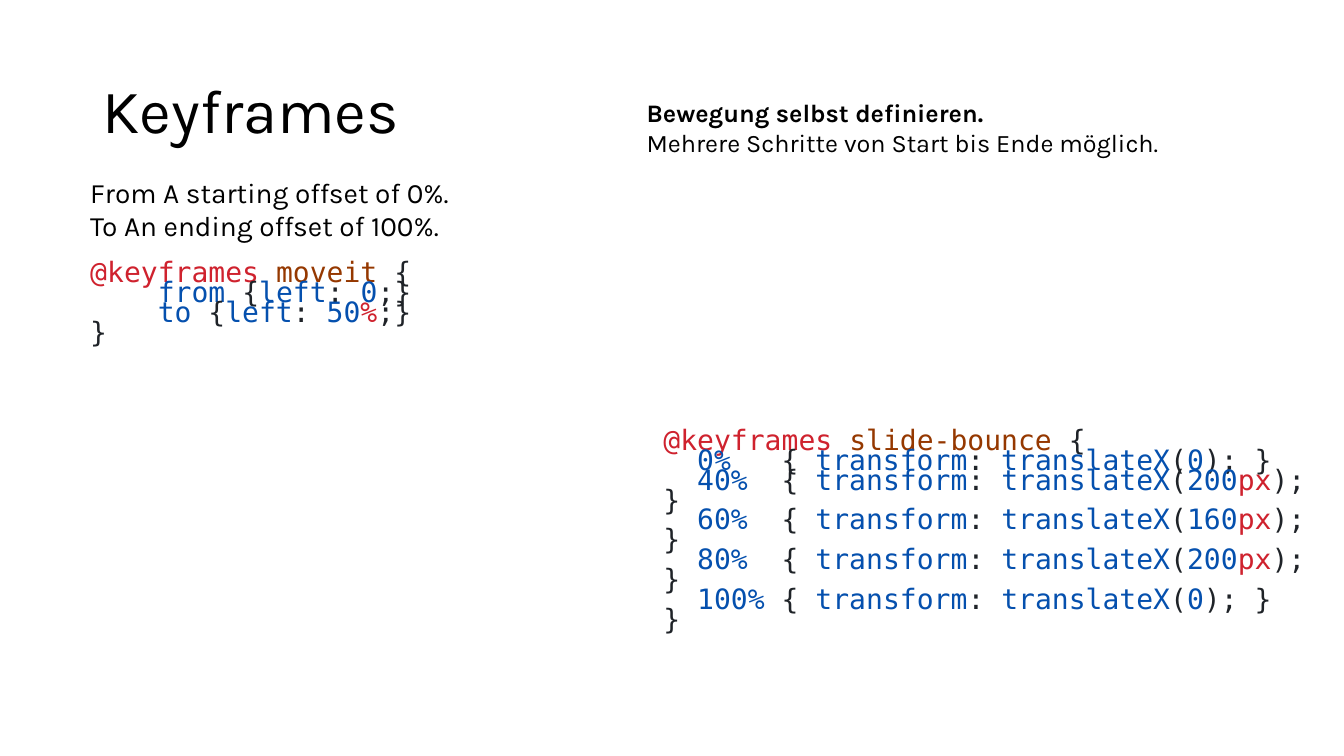
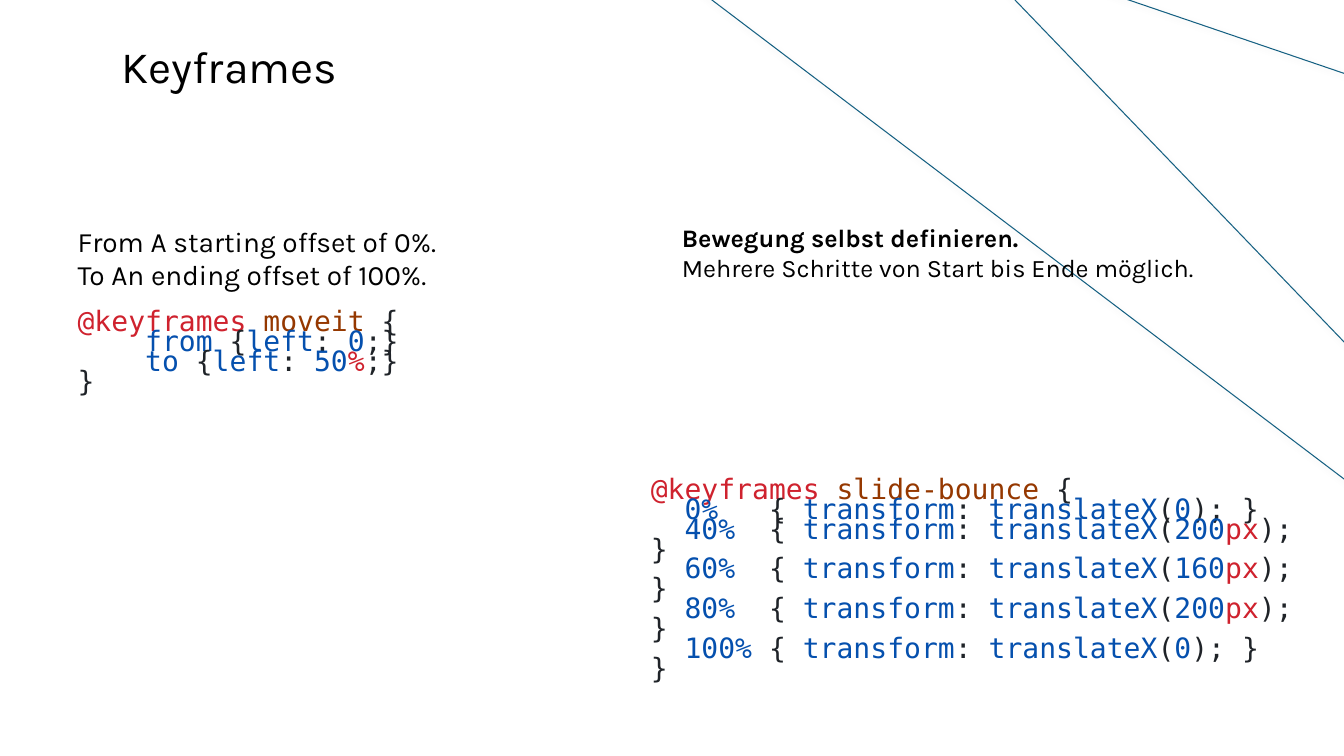
Before and after one commit to wannas234/CSS-Animationen-und-Transitionen, a slide deck: slide 3 of Präsentation-CSS-T&A.pptx. Drawn at 1344x756 pixels with LibreOffice and Linux fonts; fonts in the diff are those of the drawing; background and template pictures are left out. Boxes give left, top, right and bottom in pixels: in the first picture for what was removed or moved away, otherwise in the second. Text is boxed around its words. In the diff, an @@ line names an element or a change of style, - is before the commit and + after.

```diff
--- a/Präsentation-CSS-T&A.pptx
+++ b/Präsentation-CSS-T&A.pptx
@@ title "Keyframes": place and size @@
-title "Keyframes" at (102, 90, 398, 148)
+title "Keyframes" at (122, 52, 338, 94)
@@ title "Keyframes" at (122, 52, 338, 94): size 44 to 32 pt; alignment left to centre; vertical alignment middle to bottom @@
@@ freeform shape added at (678, 0, 1344, 523), outline #156082 0.75 pt @@
@@ text "From A starting offset of ...": place and size @@
-text "From A starting offset of ..." at (90, 183, 449, 243)
+text "From A starting offset of ..." at (78, 232, 436, 292)
@@ text "Bewegung selbst definieren. Mehrere Schritte ..." rewrapped from (647, 104, 1158, 159) to (682, 225, 1194, 284) @@
@@ text "@keyframes moveit {": place and size @@
-text "@keyframes moveit {" at (90, 260, 412, 327)
+text "@keyframes moveit {" at (78, 309, 399, 376)
@@ text "@keyframes slide-bounce {": place and size @@
-text "@keyframes slide-bounce {" at (663, 428, 1305, 613)
+text "@keyframes slide-bounce {" at (651, 477, 1293, 662)
```
Also in this commit, not shown: 4 other slides changed, 6 other files.
